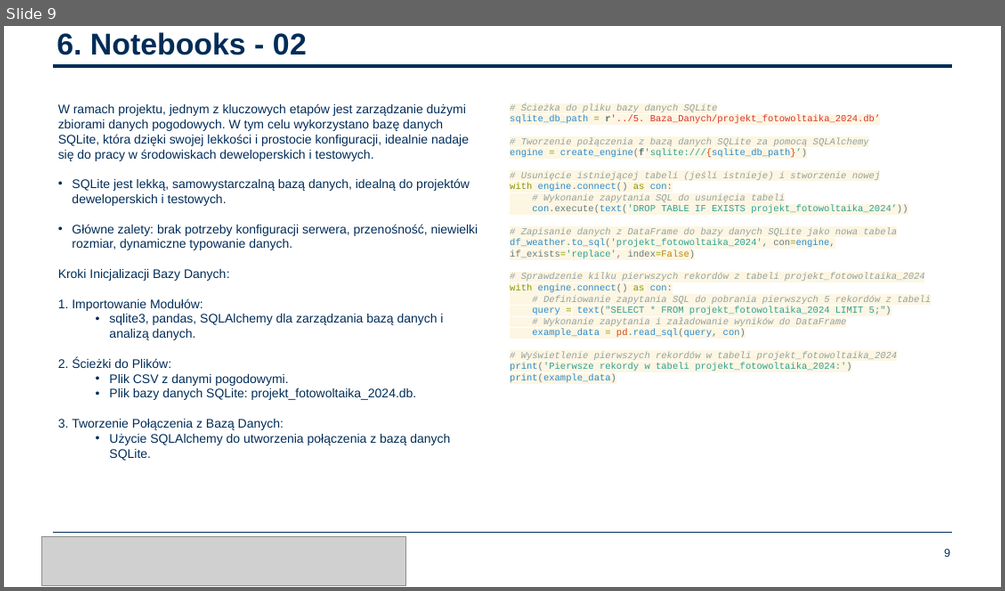
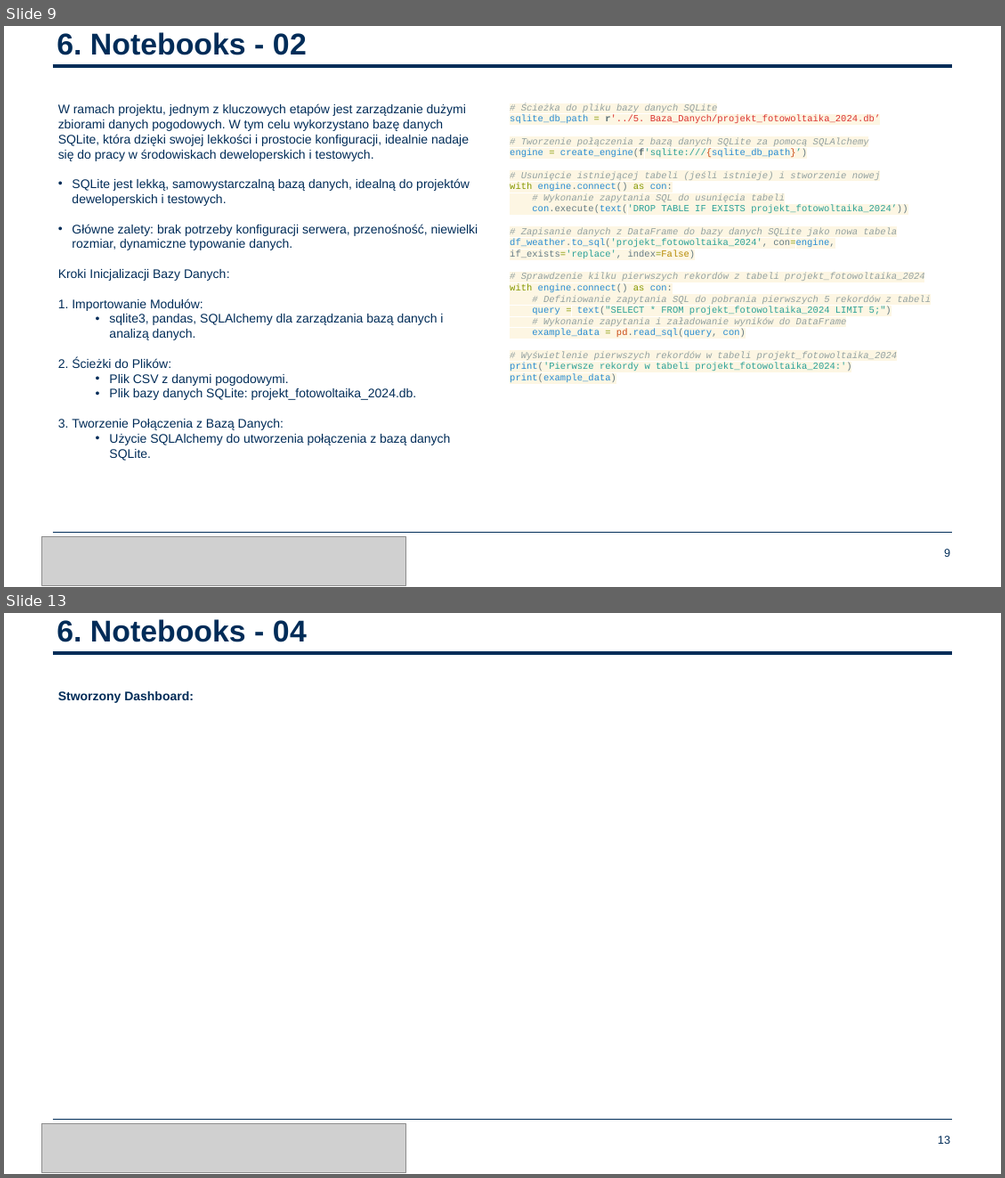
Before and after one commit to BartoszRP/MERITO_ML_Projekt_Fotowoltaika_2024, a slide deck: 6. Docs/Bartosz_Reszka_Piwowarski_Prezentacja.pptx. Shown one above the other, each under a label of ours: slide 9 before the commit, slides 9 and 13 after it; the slides between them are not shown. The pictures are 1005x591 and 1005x1178 pixels, drawn with LibreOffice and Linux fonts; fonts in the diff are those of the drawing; grey boxes stand for pictures; background and template pictures are left out. Boxes give left, top, right and bottom in pixels: in the first picture for what was removed or moved away, otherwise in the second. Text is boxed around its words. In the diff, an @@ line names an element or a change of style, - is before the commit and + after.

```diff
--- a/6. Docs/Bartosz_Reszka_Piwowarski_Prezentacja.pptx
+++ b/6. Docs/Bartosz_Reszka_Piwowarski_Prezentacja.pptx
@@ slide 13 added at (x1=4, y1=613, x2=1001, y2=1174), background #FFFFFF; not listed: 2 template elements that a slide beside it also shows @@
@@ title added at (x1=57, y1=619, x2=307, y2=642), 29 pt, text #002C58, bold @@
+6. Notebooks - 04
@@ text added at (x1=58, y1=691, x2=194, y2=703), 12 pt, text #002C58, bold @@
+Stworzony Dashboard:
@@ picture added at (x1=42, y1=1124, x2=405, y2=1172) @@
@@ page number added at (x1=938, y1=1135, x2=950, y2=1143), 10.9 pt, text #002C58 @@
+13
```
Also in this commit, not shown: 1 slide changed, 3 other slides added, 2 other files.
